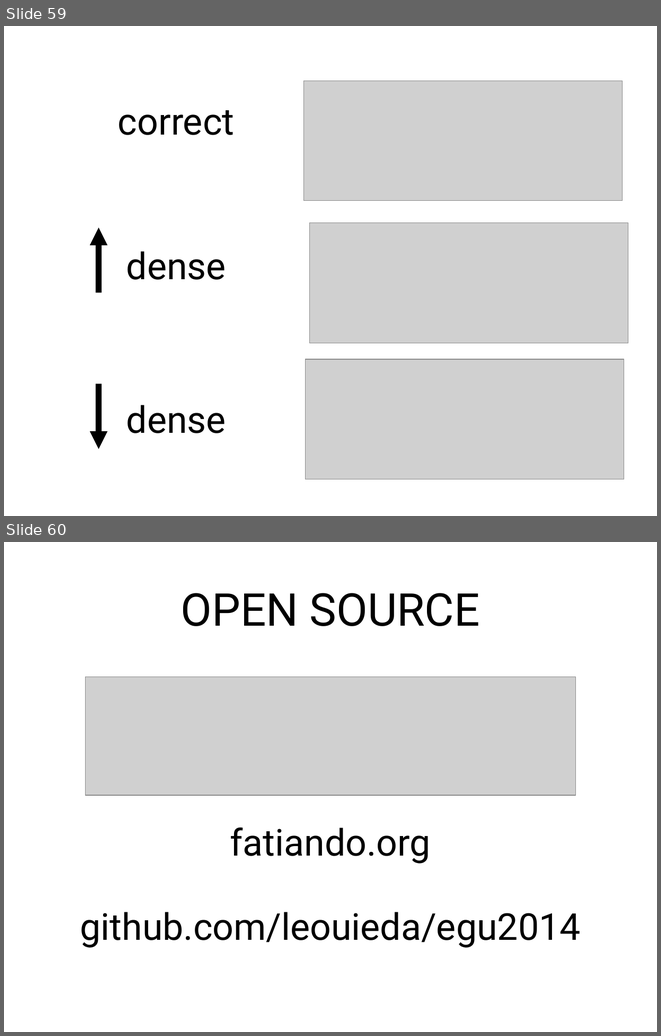
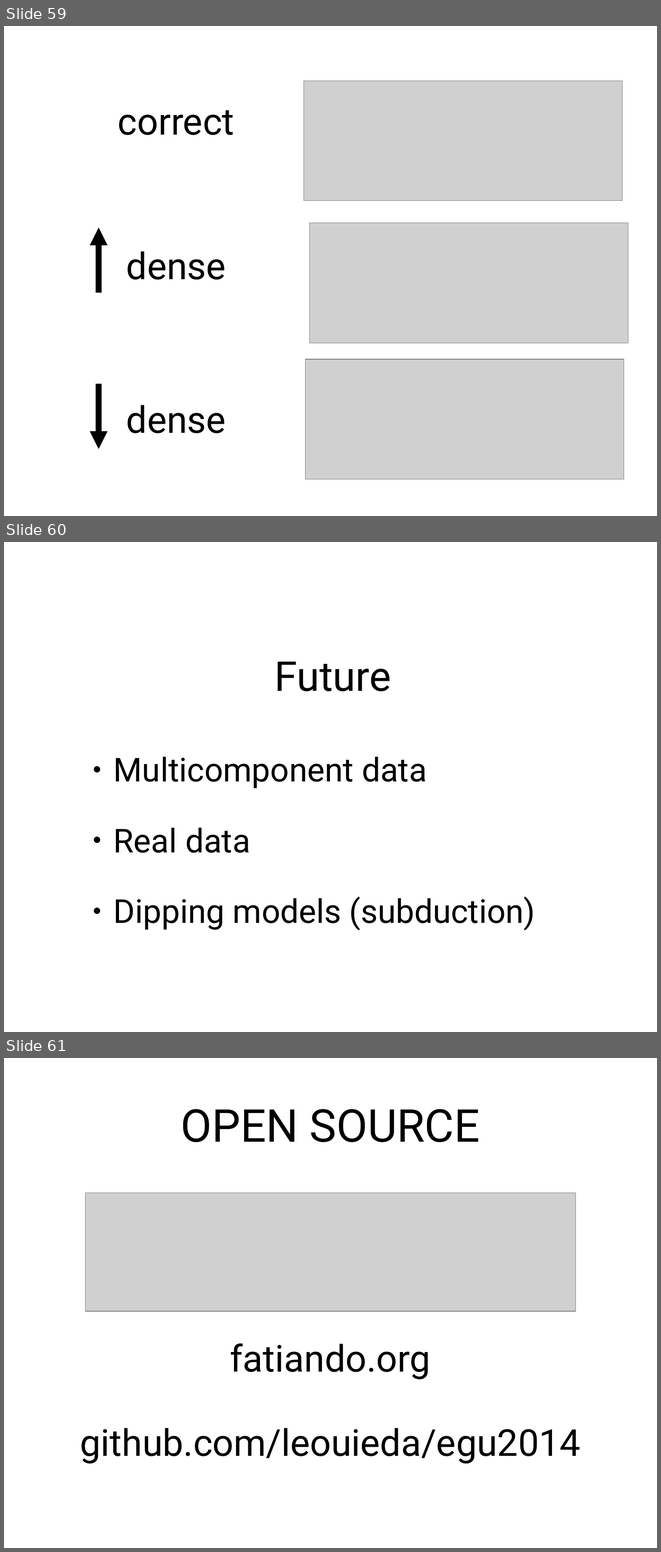
Before and after one commit to leouieda/egu2014, a slide deck: presentation/slides.odp. Shown one above the other, each under a label of ours: slides 59 and 60 before the commit, slides 59, 60 and 61 after it. The pictures are 661x1036 and 661x1552 pixels, drawn with LibreOffice and Linux fonts; fonts in the diff are those of the drawing; grey boxes stand for pictures. Boxes give left, top, right and bottom in pixels: in the first picture for what was removed or moved away, otherwise in the second. Text is boxed around its words. In the diff, an @@ line names an element or a change of style, - is before the commit and + after.

Commit message:
Added future work slides

```diff
--- a/presentation/slides.odp
+++ b/presentation/slides.odp
@@ slide 60 added at (x1=4, y1=542, x2=657, y2=1032), background #FFFFFF @@
@@ title added at (x1=274, y1=661, x2=391, y2=691), 50 pt, text #000000 @@
+Future
@@ text added at (x1=114, y1=757, x2=536, y2=930), 40 pt, text #000000 @@
+● Multicomponent data
+● Real data
+● Dipping models (subduction)
@@ what was slide 60 is now slide 61 @@
```
Also in this commit, not shown: 1 slide changed.
